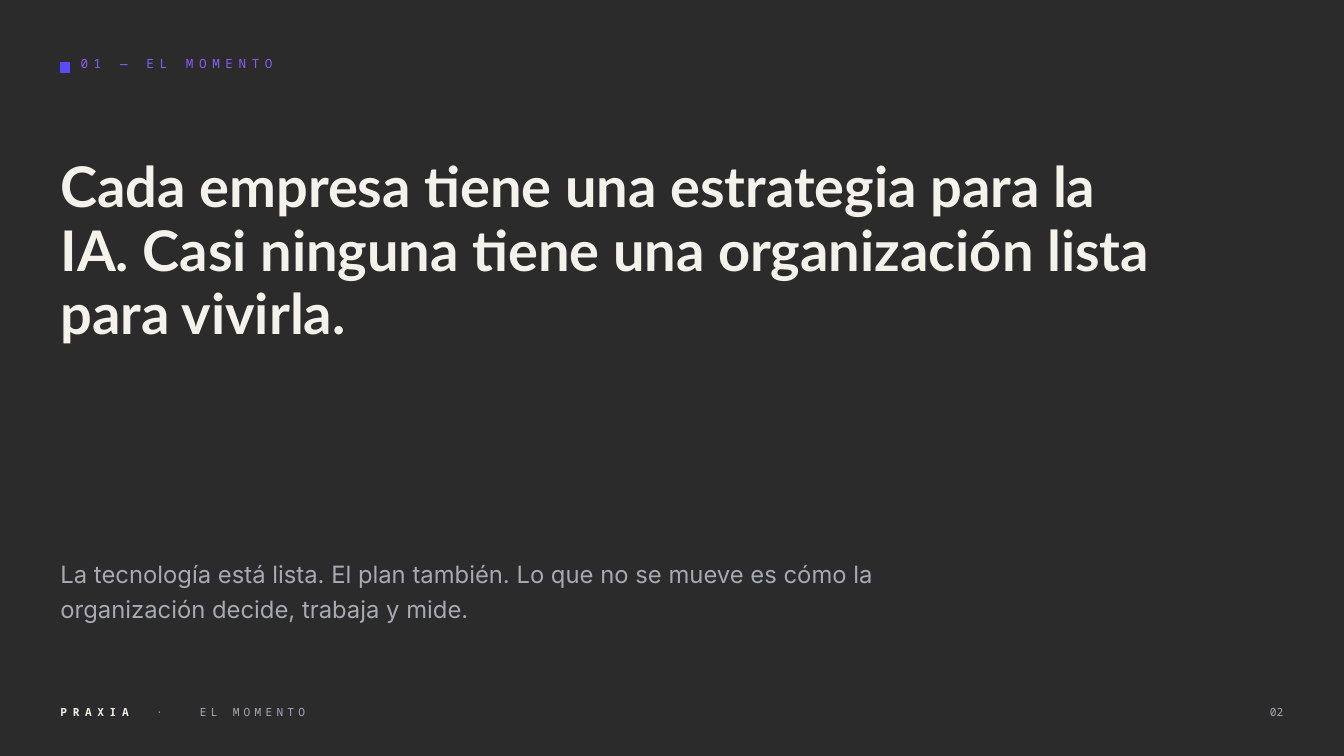
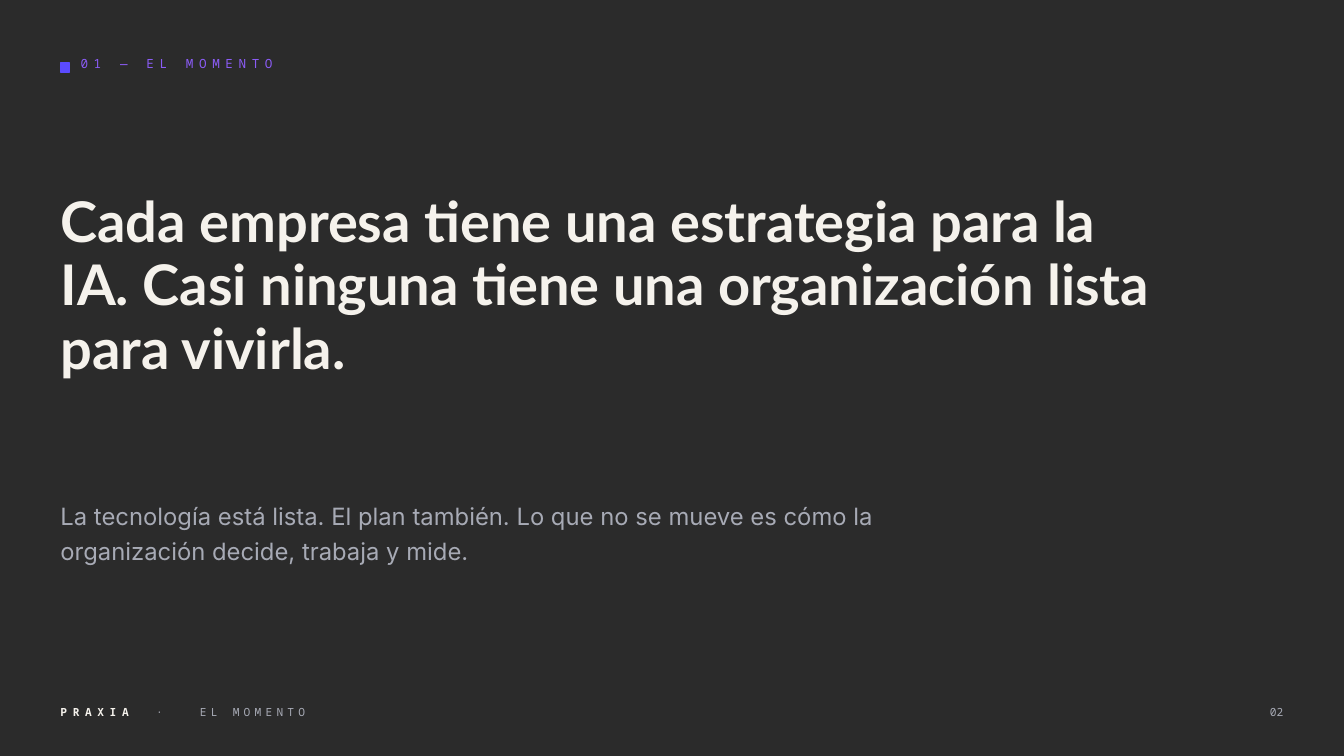
Before and after one commit to diegocardonaguzman03-maker/HR, a slide deck: slide 2 of praxia/equipos/E2-revenue/2026-10-09-PRX-0012-prospeccion-sectorial/00-maestro/deck-praxia-maestro.pptx. Drawn at 1344x756 pixels with LibreOffice and Linux fonts; fonts in the diff are those of the drawing; background and template pictures are left out; a plain dark background stands for a picture behind light text. Boxes give left, top, right and bottom in pixels: in the first picture for what was removed or moved away, otherwise in the second. Text is boxed around its words. In the diff, an @@ line names an element or a change of style, - is before the commit and + after.

```diff
--- a/praxia/equipos/E2-revenue/2026-10-09-PRX-0012-prospeccion-sectorial/00-maestro/deck-praxia-maestro.pptx
+++ b/praxia/equipos/E2-revenue/2026-10-09-PRX-0012-prospeccion-sectorial/00-maestro/deck-praxia-maestro.pptx
@@ text "Cada empresa tiene una estrategia ...": place and size @@
-text "Cada empresa tiene una estrategia ..." at box(60, 165, 1149, 344)
+text "Cada empresa tiene una estrategia ..." at box(60, 200, 1149, 379)
@@ text "La tecnología está lista. El ...": place and size @@
-text "La tecnología está lista. El ..." at box(60, 565, 872, 623)
+text "La tecnología está lista. El ..." at box(60, 507, 872, 565)
```
Also in this commit, not shown: 8 other slides changed, 29 other files.
